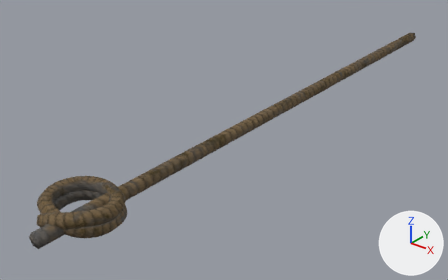
The FBX model Assets/_Visual/GameElement/Rope/Rope_Animation.fbx as it was, and as the next commit left it.
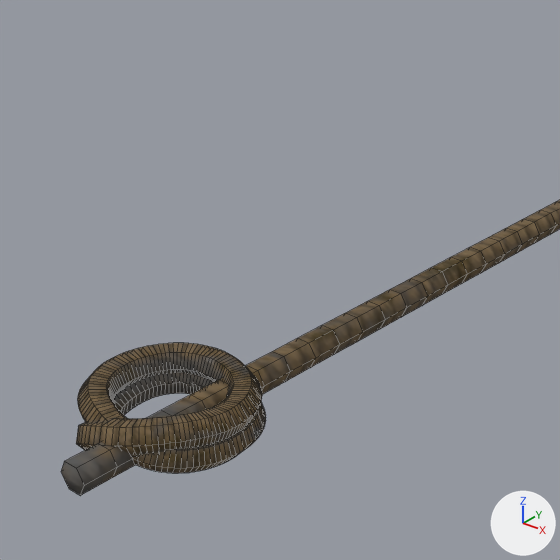
Each version is shown whole from a 50 mm lens placed at (1.048, -0.78, 0.788), pointed at (-0.12, 0.68, -0.117), then close up on the part from 0% to 60% of the width and 4% to 100% of the height. Arrows for +X, +Y and +Z are at lower right; the lights stay in place. The close-ups show mesh edges as thin lines.

The scene before the commit, as lines of its bpy script (objects in view):
```python
me_nurbspath_002 = bpy.data.meshes.new('NurbsPath.002')
me_nurbspath_002.from_pydata(...)  # 1470 vertices, 1462 faces; spans x -0.11..0.1, y -0.16..1.84, z -0.04..0.04
me_nurbspath_002.materials.append(mat_corda_2)
ob_corda = bpy.data.objects.new('Corda', me_nurbspath_002)
ob_corda.location = (0.0, 0.0, 0.0)
```
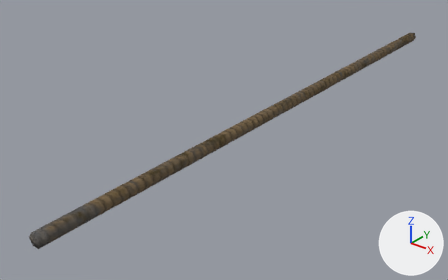
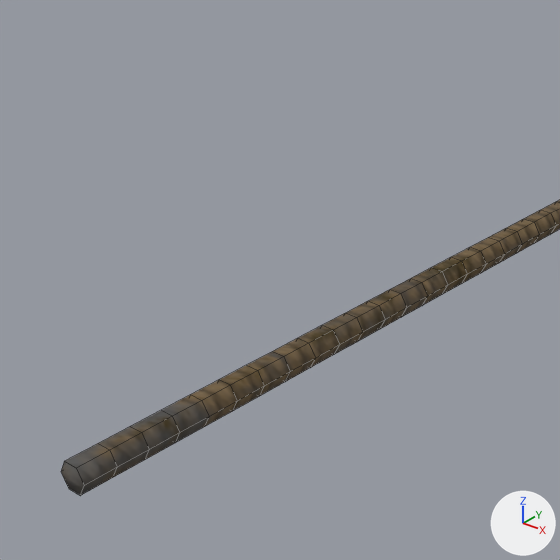
Where the newer file only moved an object's origin or applied its transform, the numbers keep the older frame.

What differs and where, as boxes (x1, y1, x2, y2) in the close-ups (560 x 560 px):
part 1 of me_nurbspath_002, deleted: before (76, 343, 266, 473)

The edits, one by one:
me_nurbspath_002 has 1470 vertices, 1462 faces and spans x -0.11..0.1, y -0.16..1.84, z -0.04..0.04.
me_nurbspath_002 is used by ob_corda; location (0.0, 0.0, 0.0).
me_nurbspath_002 part 1: the loose piece of 1182 vertices spanning x -0.11..0.1, y -0.11..0.1, z -0.04..0.04 is deleted.
